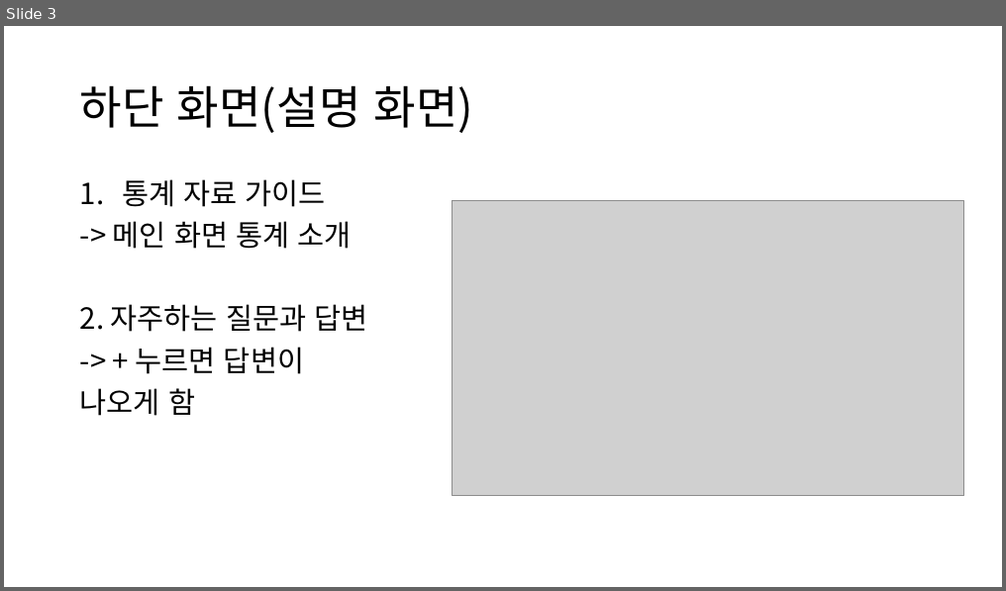
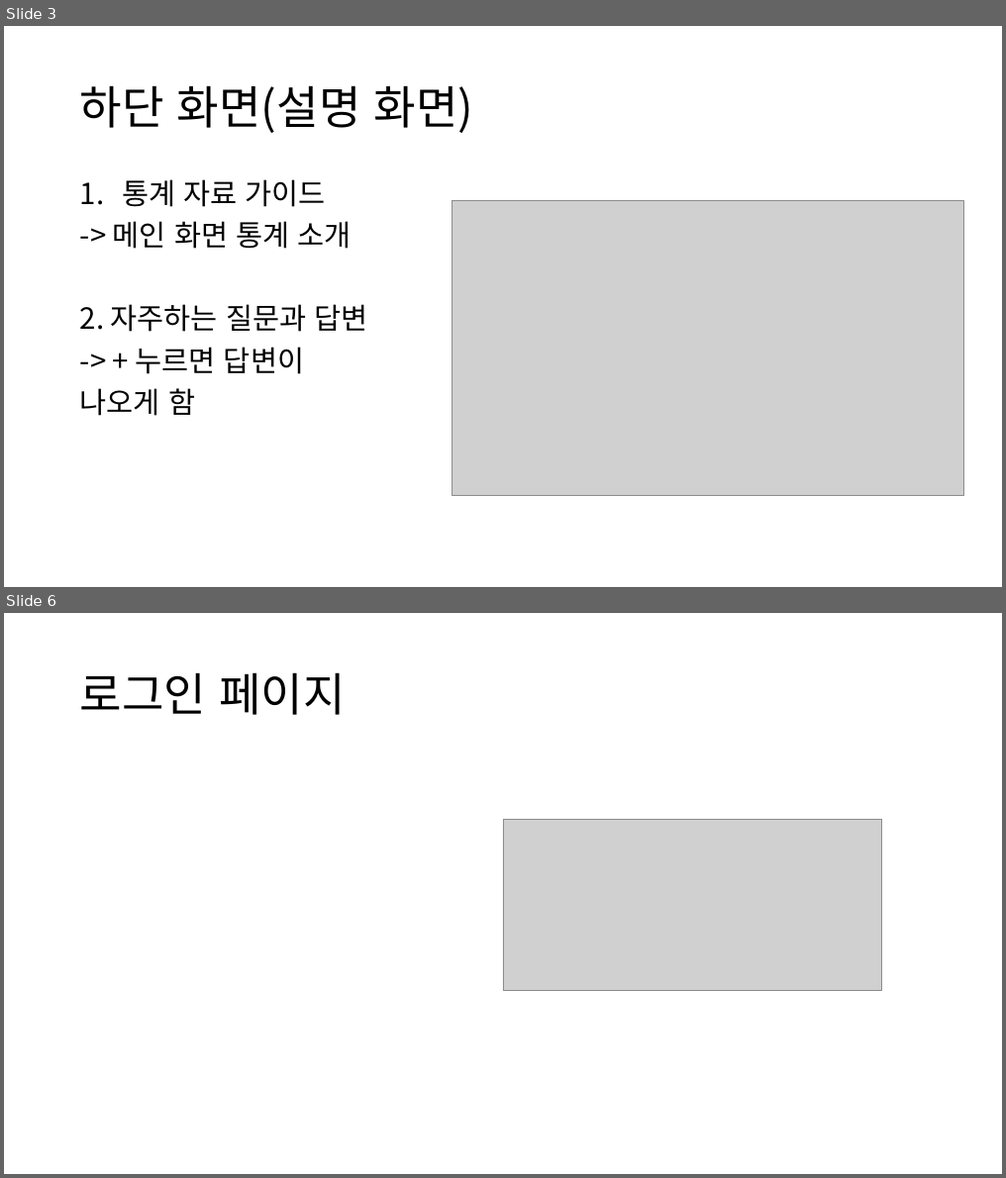
Before and after one commit to CHAESOOBYUNG/ml_project_analysis, a slide deck: 프로젝트 문서/화면설계서.pptx. Shown one above the other, each under a label of ours: slide 3 before the commit, slides 3 and 6 after it; the slides between them are not shown. The pictures are 1006x591 and 1006x1178 pixels, drawn with LibreOffice and Linux fonts; fonts in the diff are those of the drawing; grey boxes stand for pictures. Boxes give left, top, right and bottom in pixels: in the first picture for what was removed or moved away, otherwise in the second. Text is boxed around its words. In the diff, an @@ line names an element or a change of style, - is before the commit and + after.

```diff
--- a/프로젝트 문서/화면설계서.pptx
+++ b/프로젝트 문서/화면설계서.pptx
@@ slide 6 added at bbox=[4, 613, 1002, 1174], background #FFFFFF @@
@@ title added at bbox=[80, 672, 345, 715], 44 pt, text #000000 @@
+로그인 페이지
@@ picture added at bbox=[503, 820, 882, 991] @@
```
Also in this commit, not shown: 1 slide changed, 6 other slides added, 4 other files.
